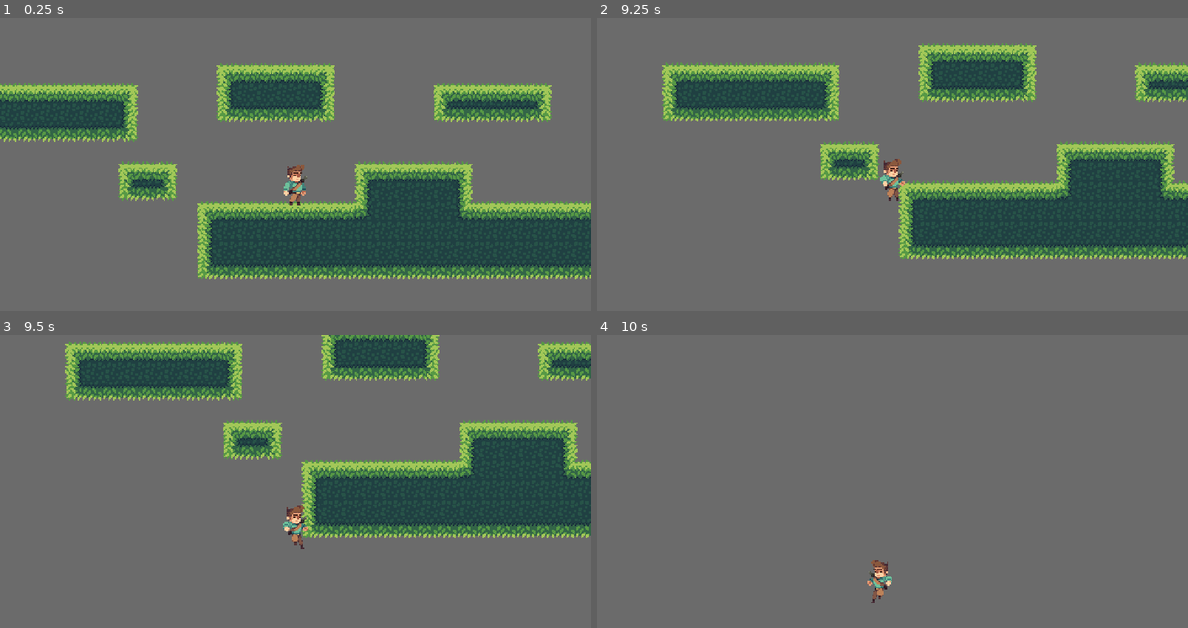
Above: before the commit, frames 1-4 (two rows, left to right).
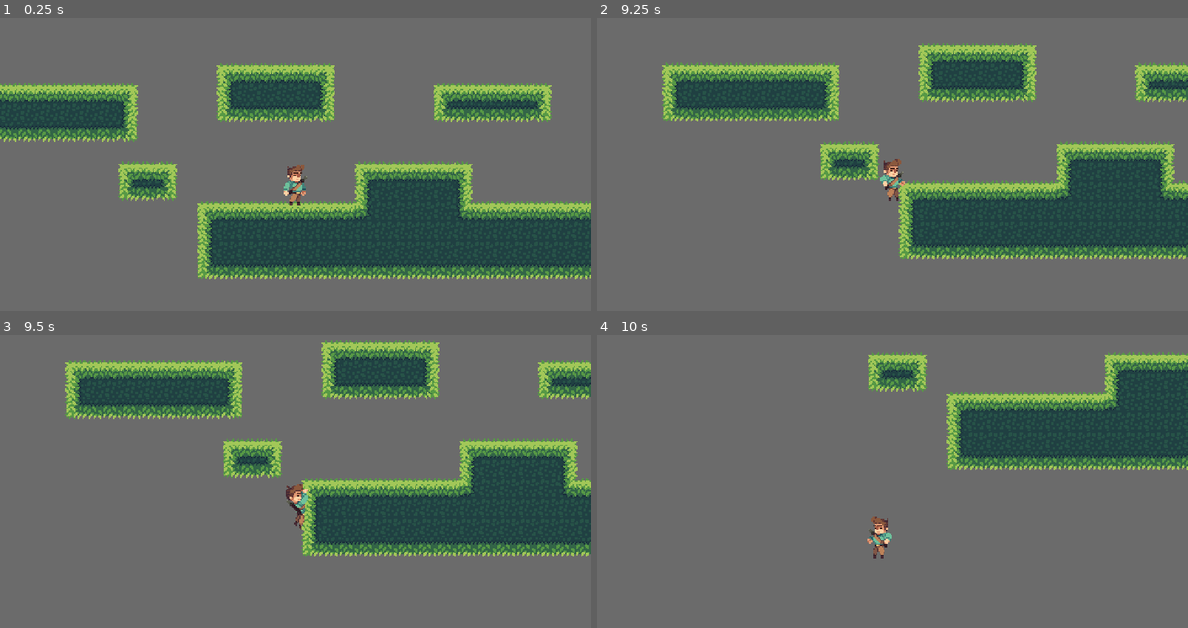
Above: after the commit, the same moments.

Repository: shofiq0023/godot-relic-collector
Game: Godot game, scene res://Scenes/Main.tscn
Same seed, same stepped clock (60 frames per second), same inputs: the game is played once before the commit and once after it.
Inputs:
- Up to frame 1 (0.25 s): no input
- Up to frame 2 (9.25 s): hold Right (move_right) 0.53-2.03 s; tap Space (jump) at 0.77, 1.52, 3.02, 3.77, 4.52, 6.02, 6.77, 7.52, 9.02 s; hold A (move_left) 2.03-2.78 s; hold Right (move_right) 2.78-4.28 s; hold A (move_left) 4.28-5.03 s; hold Right (move_right) 5.03-5.78 s; hold A (move_left) 5.78-7.28 s; hold Right (move_right) from 7.28 s (still down); tap Enter at 8.75 s
- Up to frame 3 (9.5 s): keep holding Right (move_right)
- Up to frame 4 (10 s): release Right (move_right) at 9.53 s; hold A (move_left) from 9.53 s (still down); tap Space (jump) at 9.77 s

Frames 1-2 are identical in both runs. In frame 3, 24% of the frame differs, in the area x 11-100%, y 0-76%; in frame 4, 14%.

Commit message:
added a timeout function for enabling ledge grab:

Diff:
--- a/Scenes/Player.tscn
+++ b/Scenes/Player.tscn
@@ -255,6 +255,10 @@
 wait_time = 0.15
 one_shot = true
 
+[node name="RayEnableTimer" type="Timer" parent="."]
+wait_time = 0.25
+one_shot = true
+
 [node name="AnimatedSprite2D" type="AnimatedSprite2D" parent="."]
 sprite_frames = SubResource("SpriteFrames_bu51k")
 animation = &"idle"
--- a/Scripts/Player.gd
+++ b/Scripts/Player.gd
@@ -14,6 +14,7 @@
 @onready var rayGround = $RayGround;
 @onready var anim = $AnimatedSprite2D;
 @onready var coyoteTimer = $CoyoteTimer;
+@onready var rayEnableTimer = $RayEnableTimer;
 
 
 func _physics_process(delta):
@@ -37,10 +38,14 @@
 		coyoteTimer.stop();
 		ledgeGrabbing = false;
 		rayDown.enabled = false;
+		rayEnableTimer.start();
 
 	# Re-enable the ray cast after lading on ground
 	if (is_on_floor()):
 		rayDown.enabled = true;
+
+	# Enable ray cast after a certain time
+	enableRayDown();
 
 	## Jump termination acceleration
 	# Increase falling speed
@@ -61,6 +66,12 @@
 		coyoteTimer.start();
 
 	update_animation();
+
+
+# Enable ray cast after 0.25 second
+func enableRayDown():
+	await rayEnableTimer.timeout;
+	rayDown.enabled = true;
 
 
 func get_movement_vector():
